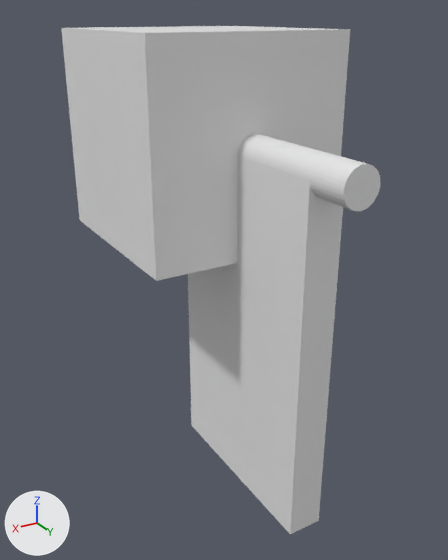
An edit to the Blender file block-toy/blocktoy.blend, drawn before and after from the same camera.
Rendered twice from a 50 mm lens placed at (30.5, 55.5, 11.3), pointed at (1.2, 6.8, -13.0). Arrows for +X, +Y and +Z are at lower left; the lights stay in place.

Script lines for the objects in view, before the commit:
```python
me_cube_001 = bpy.data.meshes.new('Cube.001')
me_cube_001.from_pydata(...)  # a box spanning x -1.0..1.0, y -1.0..1.0, z -1.0..1.0
me_cube_002 = bpy.data.meshes.new('Cube.002')
me_cube_002.from_pydata(...)  # a box spanning x -1.0..1.0, y -1.0..1.0, z -1.0..1.0
me_cylinder = bpy.data.meshes.new('Cylinder')
me_cylinder.from_pydata(...)  # a 32-sided cylinder along z spanning x -1.0..1.0, y -1.0..1.0, z -1.0..1.0
ob_block = bpy.data.objects.new('block', me_cube_001)
ob_block.location = (0.0, 0.0, 0.0)
ob_block.scale = (10.0, 10.0, 10.0)
ob_cube_001 = bpy.data.objects.new('Cube.001', me_cube_002)
ob_cube_001.location = (0.0, 10.0, -17.3)
ob_cube_001.scale = (1.73, 10.0, 17.3)
ob_cylinder = bpy.data.objects.new('Cylinder', me_cylinder)
ob_cylinder.location = (0.0, 12.2, 0.0)
ob_cylinder.rotation_euler = (-1.571, 1.571, 0.0)  # degrees (-90, 90, 0)
ob_cylinder.scale = (1.71, 1.71, 11.6)
```
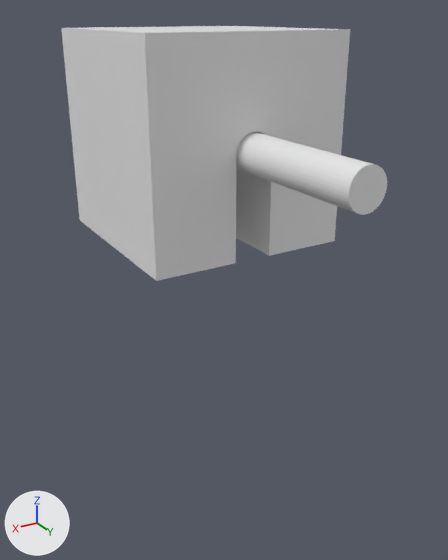
The change in detail:
Object 'Cube.001' (ob_cube_001) is rescaled from (1.73, 10.0, 17.3) to (1.88, 10.0, 17.3).
Object 'Cube.001' (ob_cube_001) is now hidden.
Object 'Cylinder' (ob_cylinder) is rescaled from (1.71, 1.71, 11.6) to (1.79, 1.79, 12.1).

Changed parts and their boxes (x1, y1, x2, y2) in the pictures (448 x 560 px):
'Cube.001', hidden
    before: (188, 155, 343, 534)
'Cylinder', rescaled (6% wider, 8% taller)
    before: (238, 134, 380, 211)
    after: (236, 132, 387, 215)
